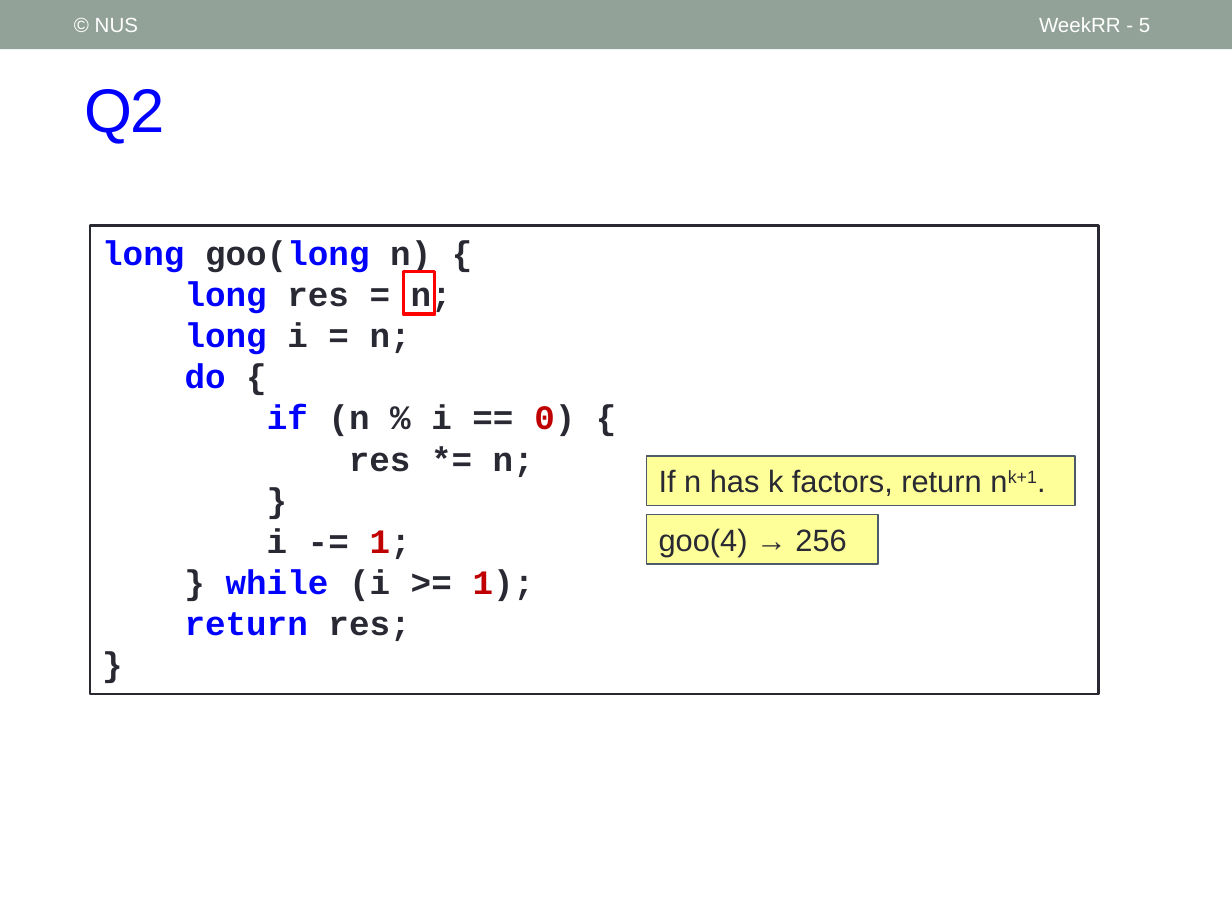
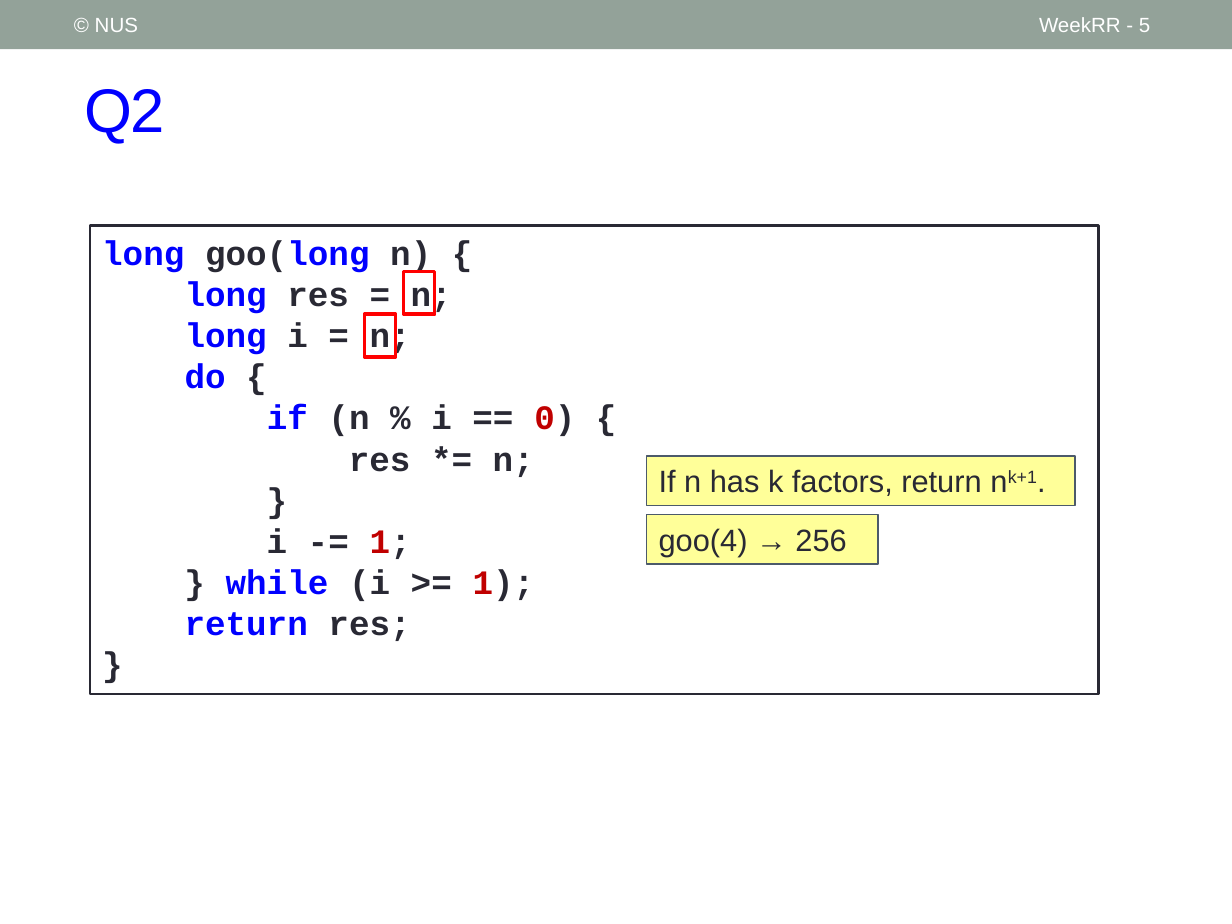
Before and after one commit to nus-cs1010-2021-s2/website, a slide deck: slide 5 of slides/WeekRR_Help Session.pptx. Drawn at 1232x924 pixels with LibreOffice and Linux fonts; fonts in the diff are those of the drawing. Boxes give left, top, right and bottom in pixels: in the first picture for what was removed or moved away, otherwise in the second. Text is boxed around its words. In the diff, an @@ line names an element or a change of style, - is before the commit and + after.

```diff
--- a/slides/WeekRR_Help Session.pptx
+++ b/slides/WeekRR_Help Session.pptx
@@ rectangle added at (365,314,395,357), outline #FF0000 2.08 pt @@
```
Also in this commit, not shown: 2 other slides changed, 3 other files.
